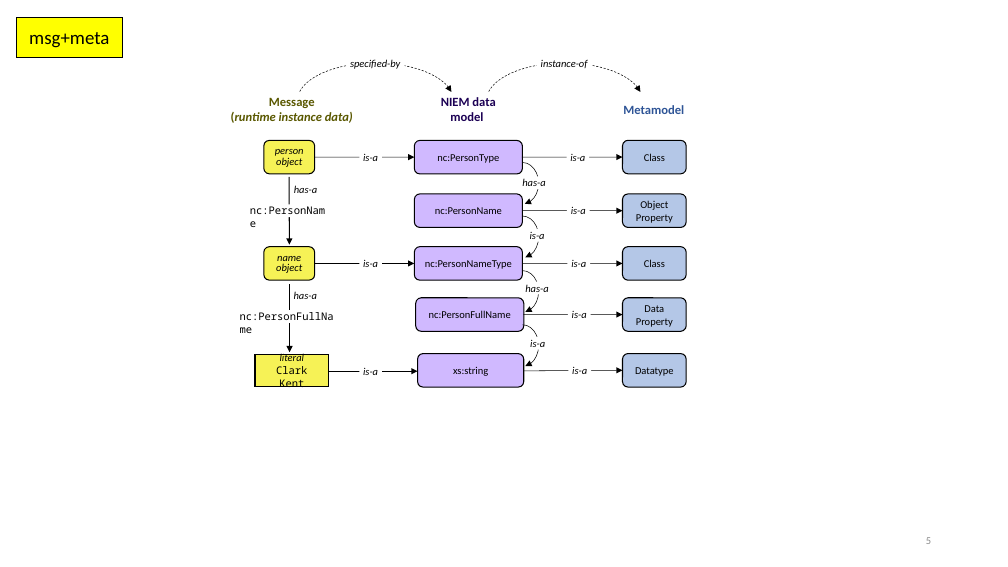
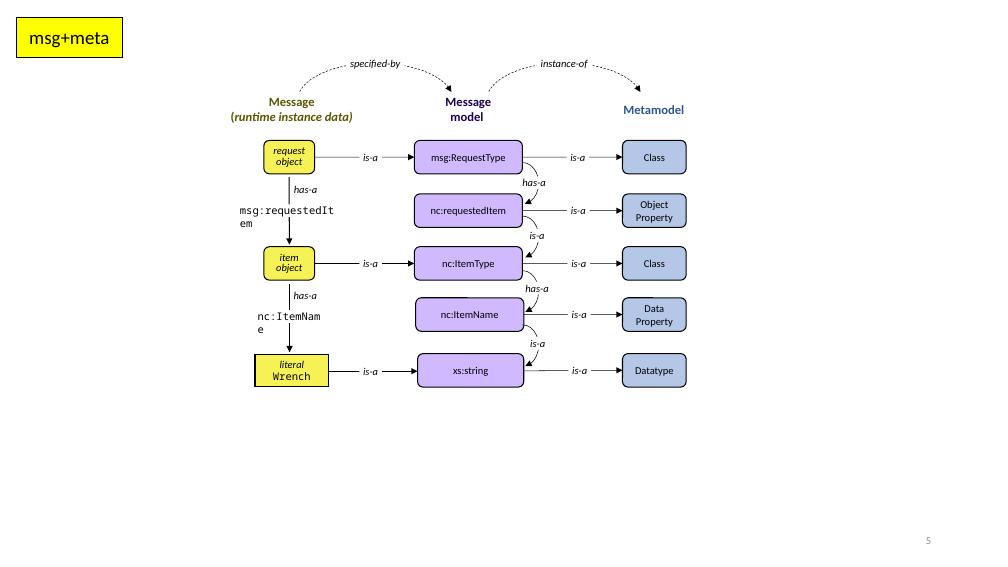
Before and after one commit to niemopen/niem-naming-design-rules, a slide deck: slide 5 of pptx/figures.pptx. Drawn at 1008x567 pixels with LibreOffice and Linux fonts; fonts in the diff are those of the drawing. Boxes give left, top, right and bottom in pixels: in the first picture for what was removed or moved away, otherwise in the second. Text is boxed around its words. In the diff, an @@ line names an element or a change of style, - is before the commit and + after.

```diff
--- a/pptx/figures.pptx
+++ b/pptx/figures.pptx
@@ text at (445,97,491,121): text changed @@
-NIEM data model
+Message
+model
@@ text in rounded rectangle at (273,147,305,167): text changed @@
-person object
+request object
@@ text in rounded rectangle at (431,154,506,163): text changed @@
-nc:PersonType
+msg:RequestType
@@ text in rectangle at (240,206,334,218): text changed @@
-nc:PersonName
+msg:requestedItem
@@ rectangle "msg:requestedItem": place and size @@
-rectangle "msg:requestedItem" at (250,204,325,217)
+rectangle "msg:requestedItem" at (240,204,339,217)
@@ text in rounded rectangle at (431,207,506,216): text changed @@
-nc:PersonName
+nc:requestedItem
@@ text in rounded rectangle at (276,254,302,273): text changed @@
-name object
+item object
@@ text in rounded rectangle at (442,260,494,269): text changed @@
-nc:PersonNameType
+nc:ItemType
@@ text in rectangle at (258,312,321,320): text changed @@
-nc:PersonFullName
+nc:ItemName
@@ rectangle "nc:ItemName": place and size @@
-rectangle "nc:ItemName" at (240,310,339,323)
+rectangle "nc:ItemName" at (258,310,322,323)
@@ text in rounded rectangle at (441,311,499,318): text changed @@
-nc:PersonFullName
+nc:ItemName
@@ text in rectangle at (273,372,311,380): text changed @@
-Clark Kent
+Wrench
```
Also in this commit, not shown: 6 other files.
